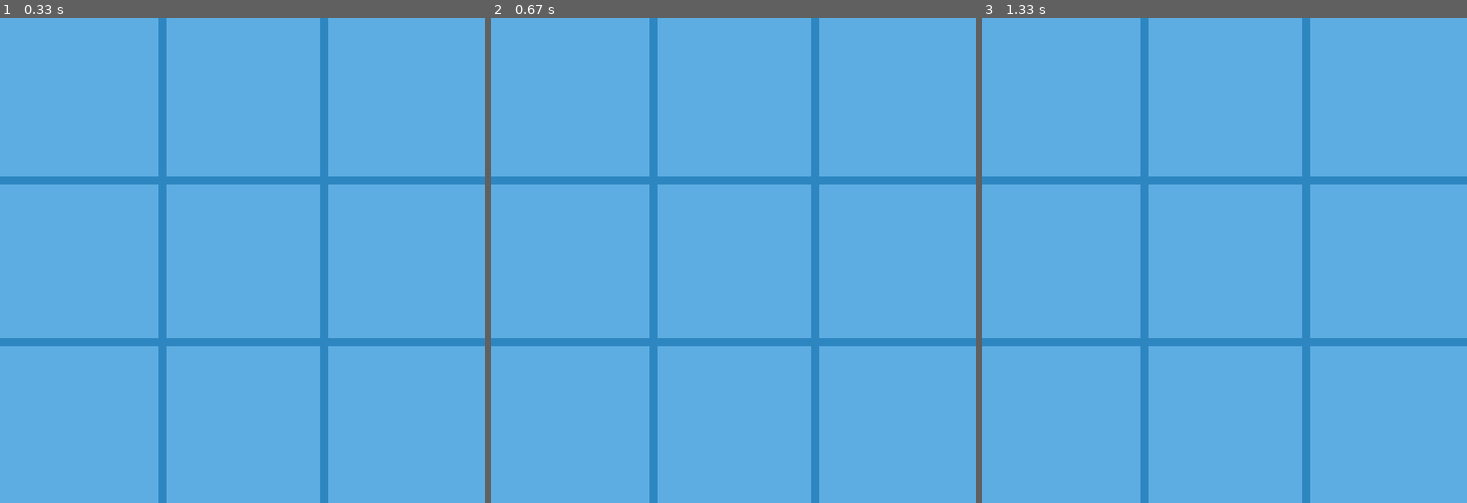
Above: before the commit, frames 1-3 (left to right).
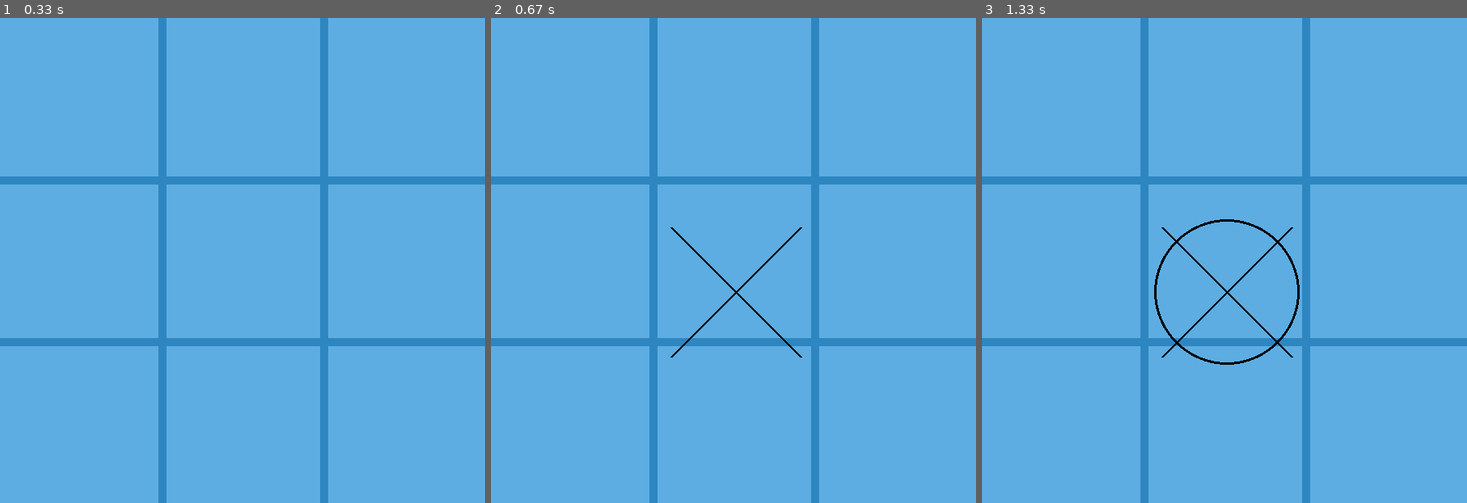
Above: after the commit, the same moments.

Repository: Marek3008/Python
Game: pygame game, started from Pyglet/piskvorky-pygame.py
Same seed, same stepped clock (60 frames per second), same inputs: the game is played once before the commit and once after it.
Inputs (mouse positions are in pixels of both pictures, inside the frame that each line leads up to):
- Up to frame 1 (0.33 s): no input
- Up to frame 2 (0.67 s): press the mouse at (733, 289) at 0.37 s; move the mouse to (675, 279) at 0.47 s; release the mouse at (617, 265) at 0.6 s
- Up to frame 3 (1.33 s): press the mouse at (1224, 289) at 0.7 s; move the mouse to (1311, 362) at 0.8 s; release the mouse at (1399, 430) at 0.93 s

Frame 1 is identical in both runs. In frame 2, 0.3% of the frame differs, in the area x 37-65%, y 43-70%; in frame 3, 0.7%, in the area x 35-66%, y 41-72%.

Commit message:
vykresluju sa objekty ale nie presne do policok

Diff:
--- a/Pyglet/piskvorky-pygame.py
+++ b/Pyglet/piskvorky-pygame.py
@@ -9,6 +9,12 @@
 VYSKA = 600
 SIRKA = 600
 stlacene = False
+hrac = 1
+
+hracia_plocha = [[0,0,0],
+[0, 0, 0],
+[0, 0, 0]]
+
 
 #obrazovka
 obrazovka = pygame.display.set_mode((SIRKA, VYSKA))
@@ -27,7 +33,16 @@
 #2. horizontalna
 ciara((0, 400), (600, 400))
 
-#hlavny cyklus ktory tu tiez musi byt
+#nakresli krizik alebo kruh podla toho ktory hrac je na rade
+def nakresli_znaky():
+    if hrac == 1:
+        pygame.draw.line(obrazovka, (0, 0, 0), (pozicia_x - 80, pozicia_y - 80), (pozicia_x + 80, pozicia_y + 80), 3)
+        pygame.draw.line(obrazovka, (0, 0, 0), (pozicia_x + 80, pozicia_y - 80), (pozicia_x - 80, pozicia_y + 80), 3)
+    if hrac == -1:
+        pygame.draw.circle(obrazovka, (0, 0, 0), (pozicia_x, pozicia_y), 90, 3)
+
+
+#hlavny cyklus ktory tu tiez musi byt, v nom je vlastne napisane to co sa ma diat
 while True:
     for udalost in pygame.event.get():
         if udalost.type == pygame.QUIT:
@@ -35,6 +50,13 @@
         if udalost.type == pygame.MOUSEBUTTONDOWN and stlacene == False :
             stlacene = True
             print("Stlacene!!")
+            pozicia = pygame.mouse.get_pos()
+            pozicia_x = pozicia[0]
+            pozicia_y = pozicia[1]
+            nakresli_znaky()
+            print(pozicia)
         if udalost.type == pygame.MOUSEBUTTONUP and stlacene == True:
             stlacene = False
+            hrac *= -1
+            print(hrac)
     pygame.display.update()
